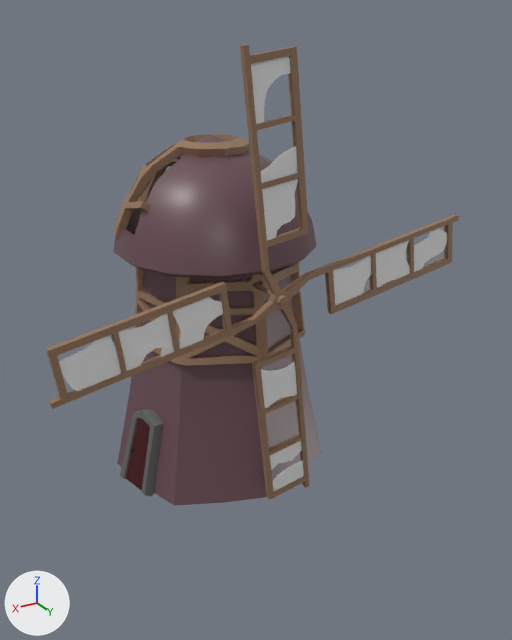
The Blender file ahmed_mostafa/blender_files/wind mill.blend: old version first, new version second.
Before and after are seen from a 50 mm lens placed at (14.8, 28.3, 20.6), pointed at (-2.9, -1.2, 5.9). Lighting does not change. The marker at lower left points along +X, +Y and +Z. Objects named as collision shapes, trigger or cutter boxes, shadow casters or lower levels of detail are left out.

Objects in the first picture: 'fan0', 'wind mill'.
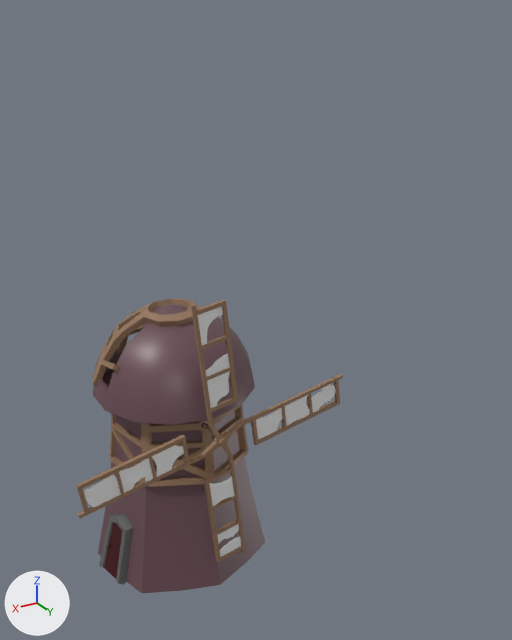
Changed parts and their boxes (x1, y1, x2, y2) in the pictures (512 x 640 px):
'wind mill', moved
    before: (113, 134, 322, 506)
    after: (92, 298, 265, 593)
'fan0', deleted
    before: (46, 44, 459, 500)
    faces in mat_material_001 (brown #95755b): (46, 44, 459, 500)
    faces in mat_material_008 (white #e7e7e7): (59, 56, 447, 491)
'fan', added
    after: (76, 299, 343, 562)
    faces in mat_material_001 (brown #95755b): (76, 299, 343, 562)
    faces in mat_material_008 (white #e7e7e7): (84, 306, 336, 557)

Edits to the bpy script that builds the scene:
```text
Add me_cylinder_005_1:
    me_cylinder_005_1.from_pydata(...)  # 804 vertices, 792 faces, 1 loose edge; spans x -9.7..9.8, y -2.3..0.4, z -9.8..9.8
    # faces by material slot: [424, 368]
    me_cylinder_005_1.materials.append(mat_material_008)  # white #e7e7e7
    me_cylinder_005_1.materials.append(mat_material_001)  # brown #95755b
Change ob_wind_mill:
    ob_wind_mill.location: (0.0, 0.0, 0.0) -> (-0.01, -5.53, -9.92)
Remove ob_fan0:
    ob_fan0 = bpy.data.objects.new('fan0', me_cylinder_005)
    ob_fan0.location = (0.07, 5.53, 10.0)
    ob_fan0.rotation_euler = (0.0, -3.124, 0.0)  # degrees (0, -179, 0)
Add ob_fan:
    ob_fan = bpy.data.objects.new('fan', me_cylinder_005_1)
    ob_fan.location = (-0.04, -0.02, 0.06)
    ob_fan.rotation_euler = (-0.000285, 3.159, 0.0)  # degrees (0, 181, 0)
    ob_fan.scale = (0.809, 0.809, 0.809)
```
